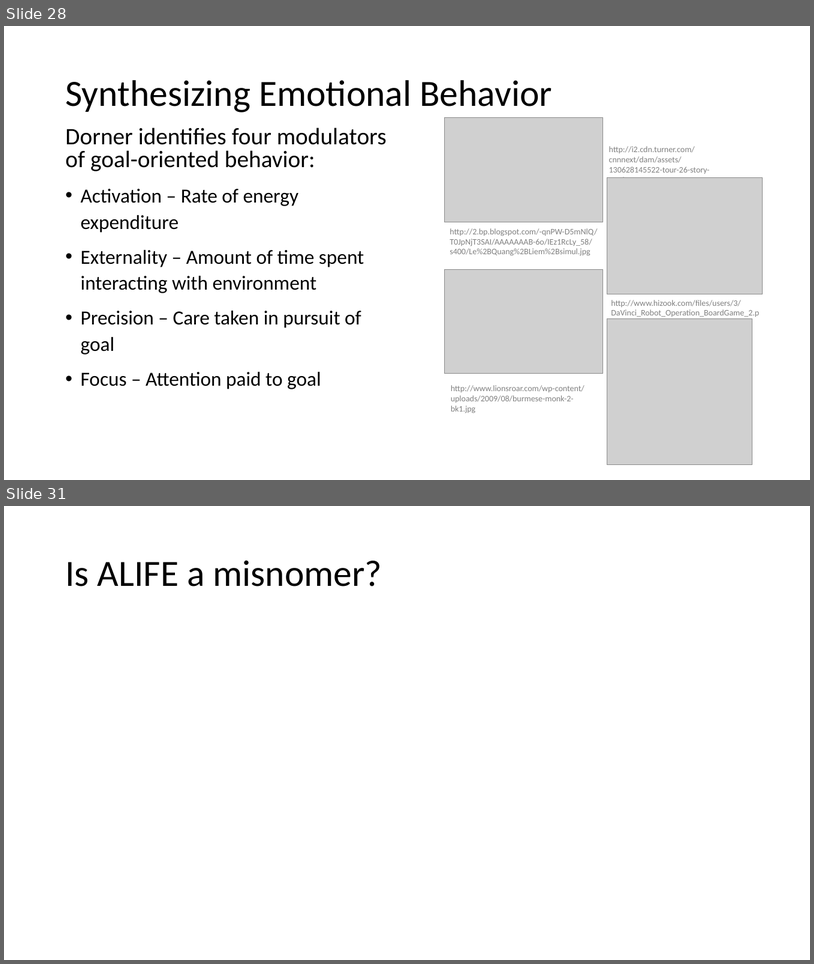
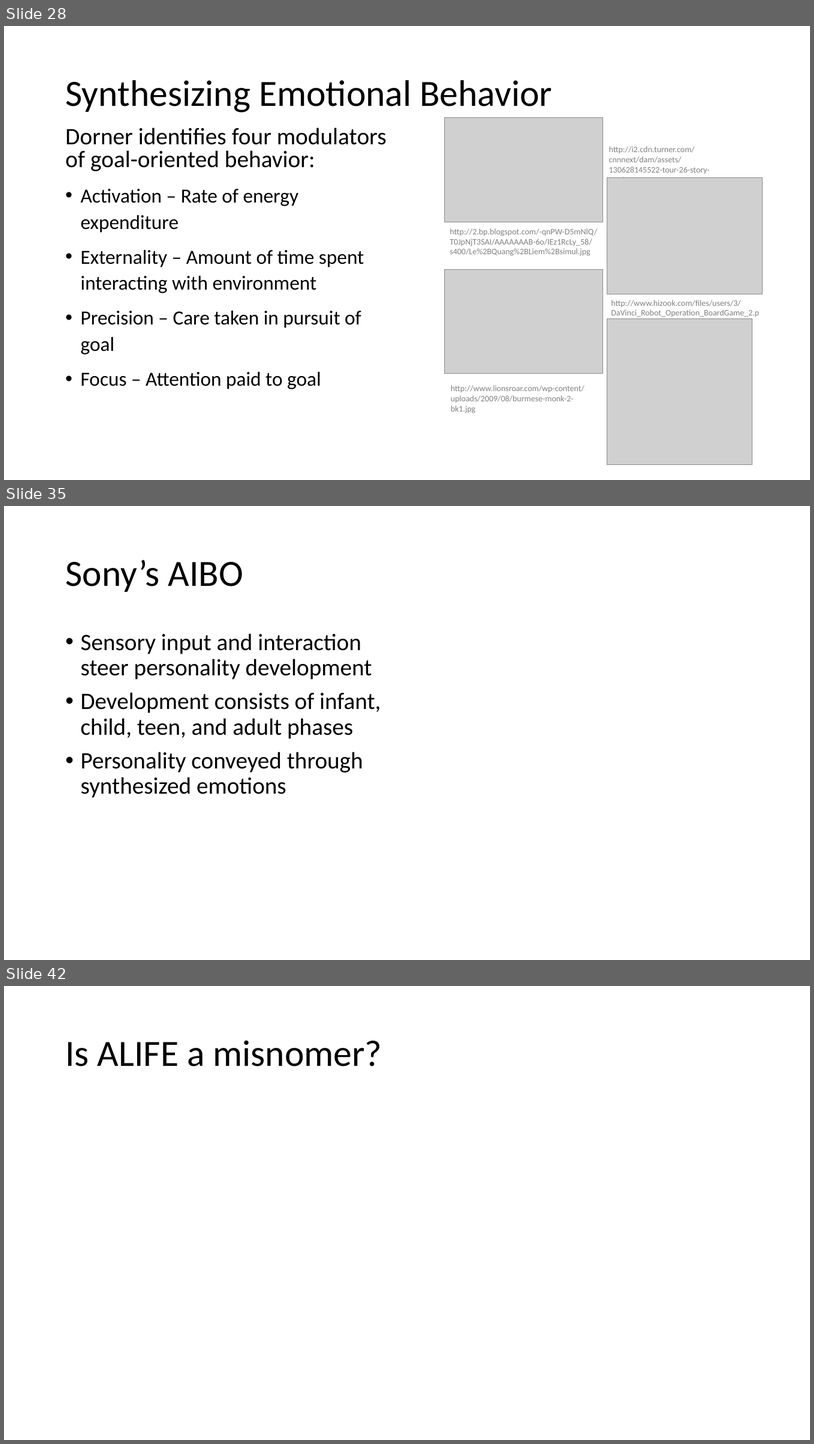
Before and after one commit to BenChurch/Fall2016, a slide deck: CISC879/ChapterPresentation/LectureSlidesCh8.pptx. Shown one above the other, each under a label of ours: slides 28 and 31 before the commit, slides 28, 35 and 42 after it; the slides between them are not shown. The pictures are 814x964 and 814x1444 pixels, drawn with LibreOffice and Linux fonts; fonts in the diff are those of the drawing; grey boxes stand for pictures. Boxes give left, top, right and bottom in pixels: in the first picture for what was removed or moved away, otherwise in the second. Text is boxed around its words. In the diff, an @@ line names an element or a change of style, - is before the commit and + after.

```diff
--- a/CISC879/ChapterPresentation/LectureSlidesCh8.pptx
+++ b/CISC879/ChapterPresentation/LectureSlidesCh8.pptx
@@ slide 35 added at [4, 506, 810, 960], background #FFFFFF @@
@@ title added at [65, 560, 243, 592], 44 pt, text #000000 @@
+Sony’s AIBO
@@ text added at [81, 633, 381, 798], 28 pt, text #000000 @@
+• Sensory input and interaction steer personality development
+• Development consists of infant, child, teen, and adult phases
+• Personality conveyed through synthesized emotions
@@ what was slide 31 is now slide 42 @@
```
Also in this commit, not shown: 2 slides changed, 10 other slides added, 4 other files.
